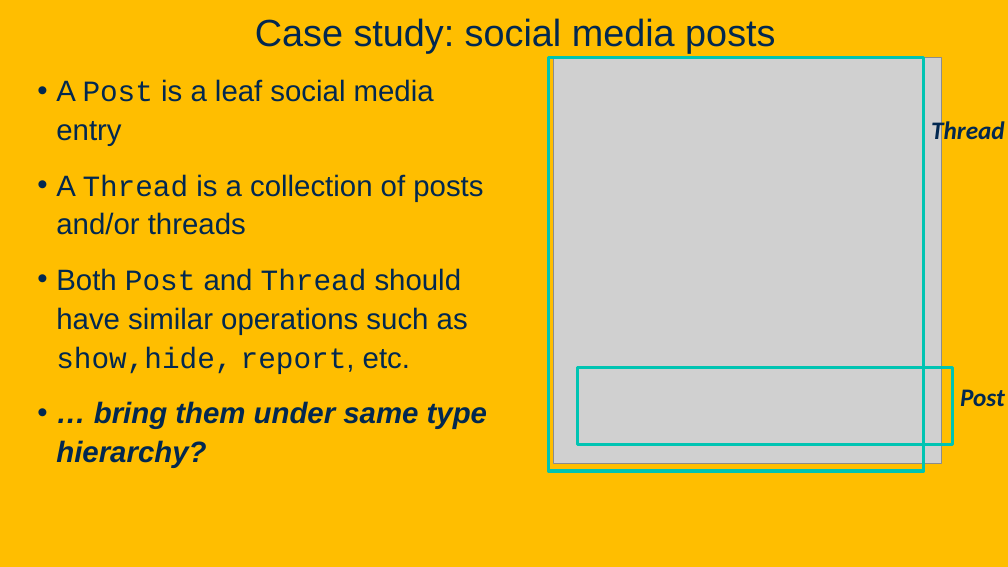
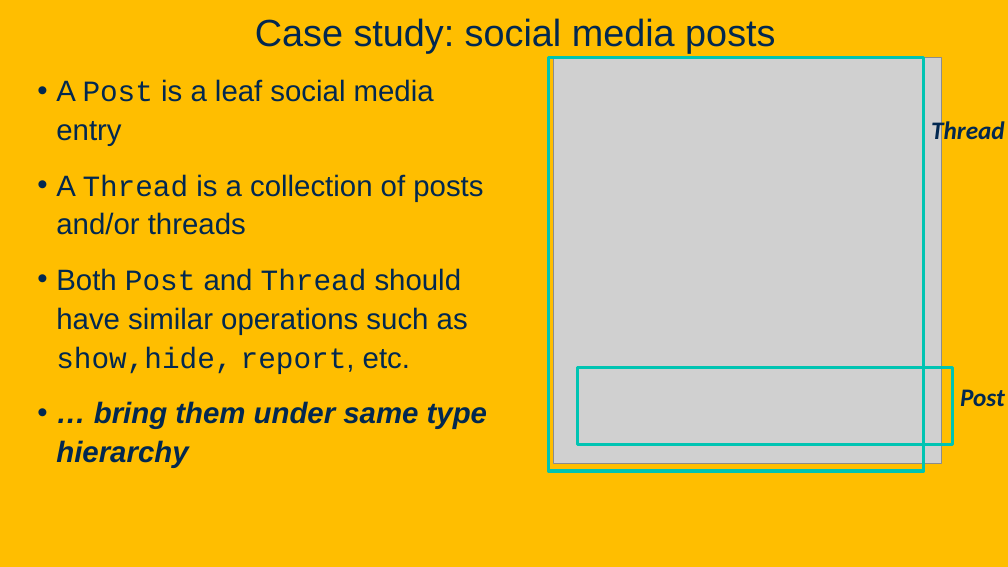
Before and after one commit to davsec-teaching/ecs160-f25, a slide deck: slide 49 of slides/8_design_patterns.pptx. Drawn at 1008x567 pixels with LibreOffice and Linux fonts; fonts in the diff are those of the drawing; grey boxes stand for pictures; background and template pictures are left out. Boxes give left, top, right and bottom in pixels: in the first picture for what was removed or moved away, otherwise in the second. Text is boxed around its words. In the diff, an @@ line names an element or a change of style, - is before the commit and + after.

```diff
--- a/slides/8_design_patterns.pptx
+++ b/slides/8_design_patterns.pptx
@@ text at (x1=56, y1=401, x2=487, y2=468): text changed @@
-• … bring them under same type hierarchy?
+• … bring them under same type hierarchy
```
Also in this commit, not shown: 4 other slides changed.
